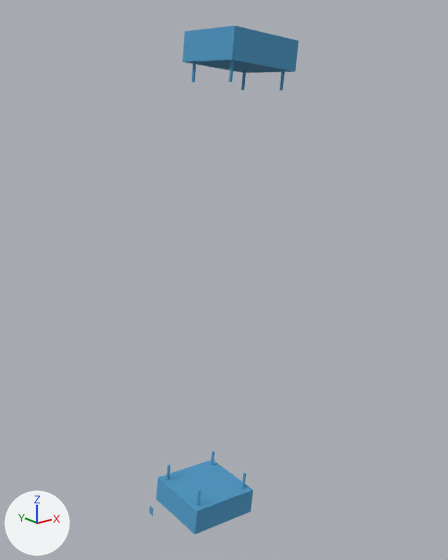
Renders of the OBJ model src/robot_lab_maps/maps/celisca_floor_1_detailed/adapters/meshes/visual_material_023.obj from each side of a commit.
Before and after are seen from a 50 mm lens placed at (19.982, -2.002, -8.669), pointed at (21.202, -0.476, -9.279). Arrows for +X, +Y and +Z are at lower left; the lights stay in place. The first picture is the older version. Where no turn or scale is listed for an object, it has been applied to the vertices.

The scene before the commit, as lines of its bpy script (objects in view):
```python
me_part_0000 = bpy.data.meshes.new('part_0000')
me_part_0000.from_pydata(...)  # 448 vertices, 848 faces; spans x 20.9..21.48, y -0.6..-0.36, z -10.12..-8.51
me_part_0000.materials.append(mat_part_0000)  # blue #4f9ac7
ob_part_0000 = bpy.data.objects.new('part_0000', me_part_0000)
ob_part_0000.location = (0.0, 0.0, 0.0)
```
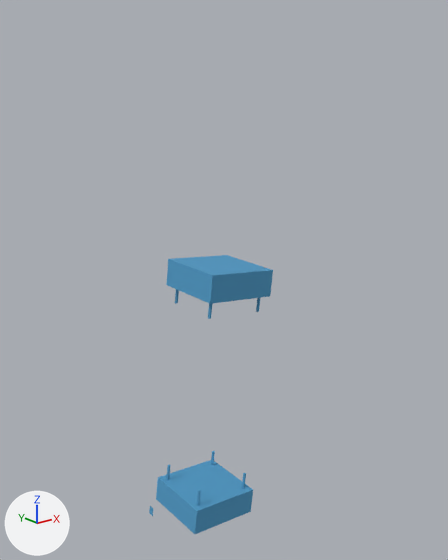
The newer file is also turned or shifted as a whole; pictures and numbers use the older file's frame.

Where the change shows, as pixel boxes (x1, y1, x2, y2) in the pictures (448 x 560 px; the box of a moved part takes in the faces that stretch with it):
```json
{"object": "part_0000", "change": "reshaped", "before": [149, 26, 299, 534], "after": [149, 255, 273, 534], "on screen": "17% narrower, 45% shorter"}
{"part": 1, "of": "me_part_0000", "change": "moved or reshaped", "before": [182, 26, 299, 73], "after": [166, 255, 273, 304]}
{"part": 2, "of": "me_part_0000", "change": "moved or reshaped", "before": [192, 63, 196, 82], "after": [175, 289, 179, 303]}
{"part": 3, "of": "me_part_0000", "change": "moved or reshaped", "before": [229, 61, 234, 82], "after": [208, 304, 212, 319]}
{"part": 4, "of": "me_part_0000", "change": "moved or reshaped", "before": [241, 72, 246, 90], "on screen": "not visible afterwards"}
{"part": 5, "of": "me_part_0000", "change": "moved or reshaped", "before": [280, 71, 285, 90], "after": [256, 298, 260, 312]}
```

Edits to the scene script, one JSON object a line:
```json
{"block": "me_part_0000", "where": "# used by ob_part_0000; location = (0.0, 0.0, 0.0)"}
{"op": "remove", "block": "me_part_0000", "code": "me_part_0000.from_pydata(...)  # 448 vertices, 848 faces; spans x 20.9..21.48, y -0.6..-0.36, z -10.12..-8.51"}
{"op": "add", "block": "me_part_0000", "code": "me_part_0000.from_pydata(...)  # 448 vertices, 848 faces; spans x 20.9..21.4, y -0.6..-0.36, z -10.12..-9.21"}
{"block": "me_part_0000", "change": "me_part_0000 part 1: the loose piece of 8 vertices spanning x 21.13..21.39, y -0.6..-0.36, z -8.63..-8.51 is moved by (-0.08, 0.0, -0.7)"}
{"block": "me_part_0000", "change": "me_part_0000 part 2: the loose piece of 52 vertices spanning x 21.15..21.16, y -0.39..-0.38, z -8.66..-8.6 is moved by (-0.08, 0.0, -0.7)"}
{"block": "me_part_0000", "change": "me_part_0000 part 3: the loose piece of 52 vertices spanning x 21.15..21.16, y -0.57..-0.56, z -8.66..-8.6 is moved by (-0.08, 0.0, -0.7)"}
{"block": "me_part_0000", "change": "me_part_0000 part 4: the loose piece of 52 vertices spanning x 21.34..21.36, y -0.39..-0.38, z -8.68..-8.63 is moved by (-0.08, 0.0, -0.7)"}
{"block": "me_part_0000", "change": "me_part_0000 part 5: the loose piece of 52 vertices spanning x 21.34..21.36, y -0.57..-0.56, z -8.68..-8.63 is moved by (-0.08, 0.0, -0.7)"}
{"block": "me_part_0000", "change": "other edits to the shape of me_part_0000 do not show in these pictures"}
```
